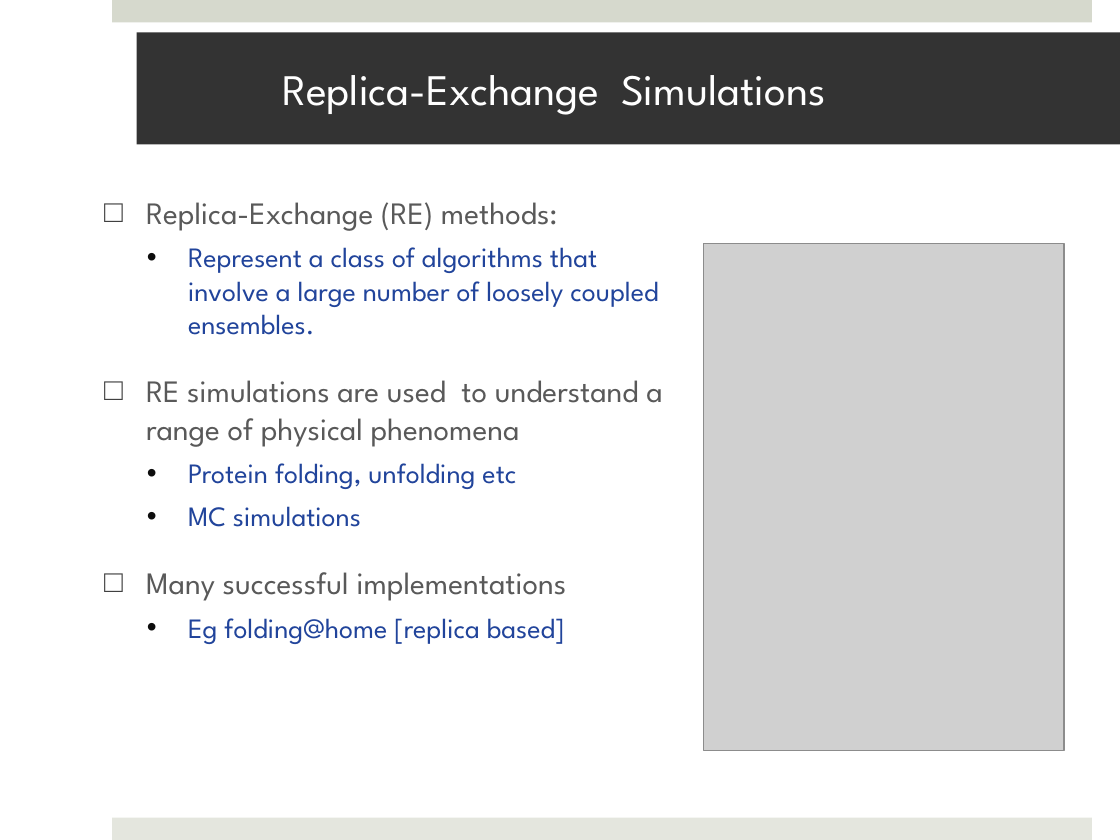
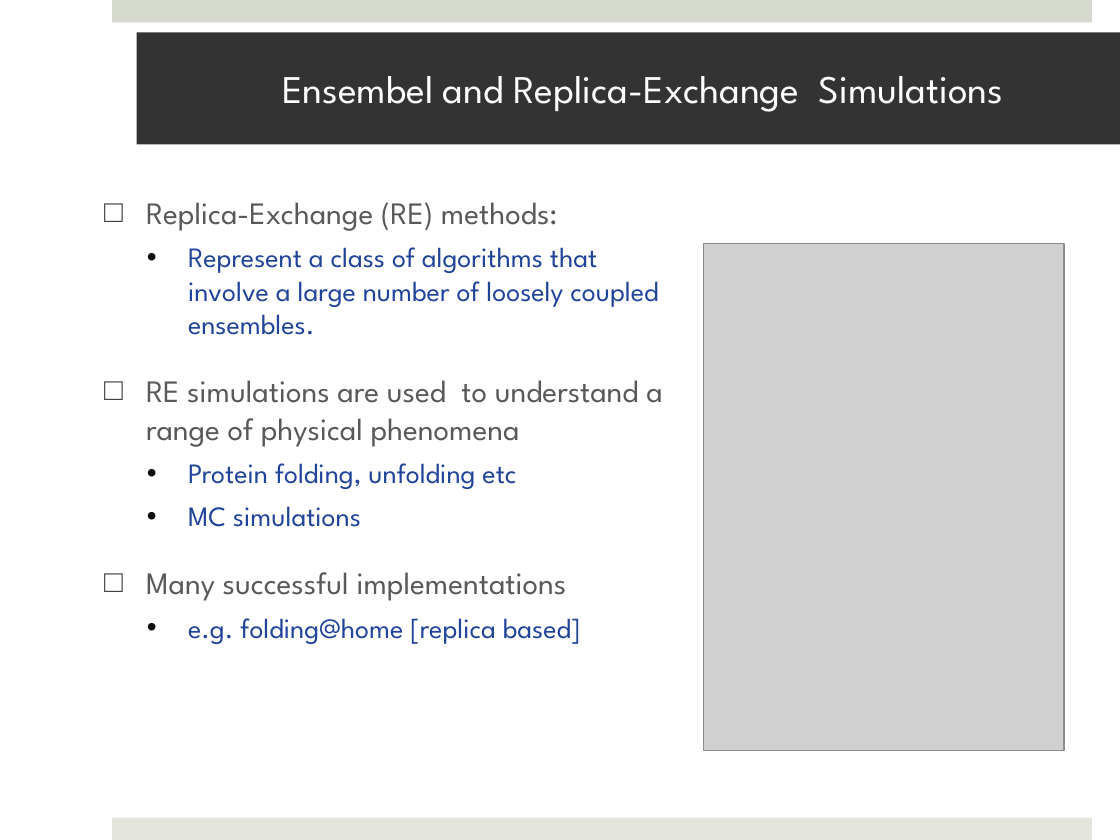
Before and after one commit to saga-project/saga-cpp-legacy-projects, a slide deck: slide 15 of papers/cloudcom10/presentation/saga-azure-cloudcom10.pptx (slide 14 before the commit). Drawn at 1120x840 pixels with LibreOffice and Linux fonts; fonts in the diff are those of the drawing; grey boxes stand for pictures. Boxes give left, top, right and bottom in pixels: in the first picture for what was removed or moved away, otherwise in the second. Text is boxed around its words. In the diff, an @@ line names an element or a change of style, - is before the commit and + after.

```diff
--- a/papers/cloudcom10/presentation/saga-azure-cloudcom10.pptx
+++ b/papers/cloudcom10/presentation/saga-azure-cloudcom10.pptx
@@ title at [282,76,1003,112]: text changed; size 28 to 25.2 pt @@
-Replica-Exchange Simulations
+Ensembel and Replica-Exchange Simulations
@@ text at [188,618,581,644]: text changed @@
-  • Eg folding@home [replica based]
+  • e.g. folding@home [replica based]
```
Also in this commit, not shown: 4 other slides changed, 2 slides added, 1 slide removed.
